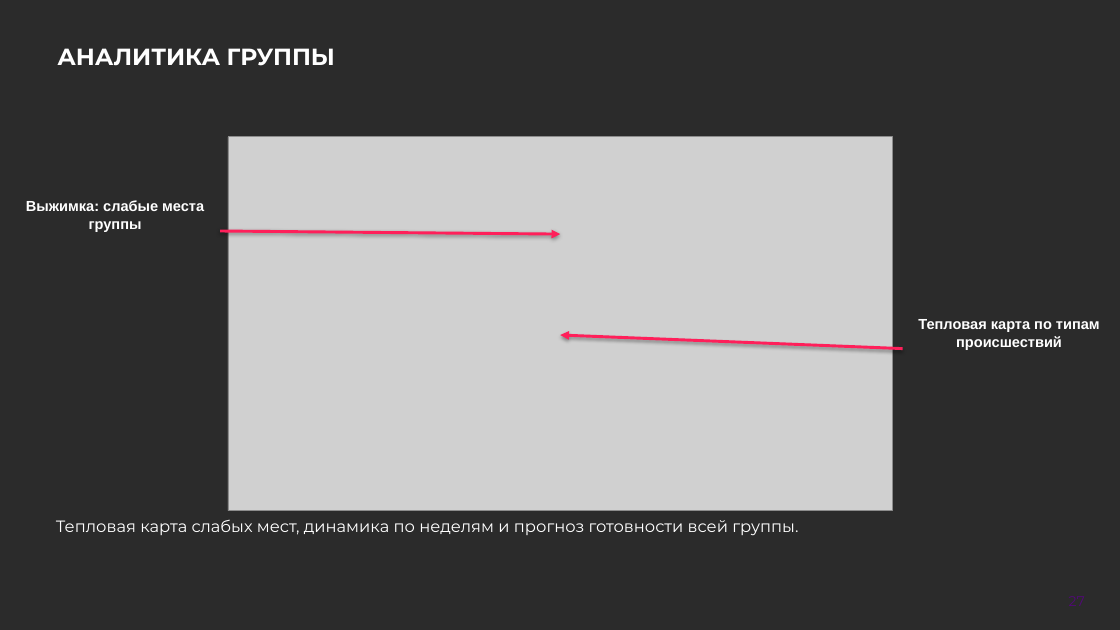
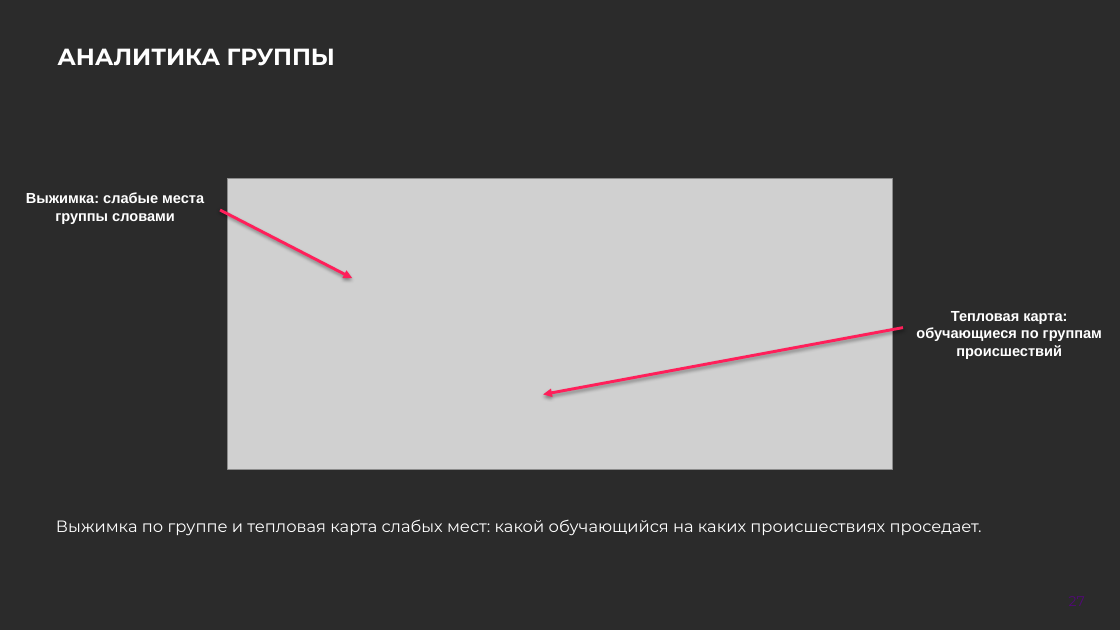
Before and after one commit to Vadik145-beep/lct-112-simulator, a slide deck: slide 27 of docs/presentation/ЛЦТ2026_Ультратех_задача9.pptx. Drawn at 1120x630 pixels with LibreOffice and Linux fonts; fonts in the diff are those of the drawing; grey boxes stand for pictures; background and template pictures are left out; a plain dark background stands for a picture behind light text. Boxes give left, top, right and bottom in pixels: in the first picture for what was removed or moved away, otherwise in the second. Text is boxed around its words. In the diff, an @@ line names an element or a change of style, - is before the commit and + after.

```diff
--- a/docs/presentation/ЛЦТ2026_Ультратех_задача9.pptx
+++ b/docs/presentation/ЛЦТ2026_Ультратех_задача9.pptx
@@ picture resized from (x1=228, y1=137, x2=892, y2=511) to (x1=228, y1=178, x2=892, y2=469) @@
@@ text at (x1=26, y1=192, x2=204, y2=224): text changed @@
-Выжимка: слабые места группы
+Выжимка: слабые места группы словами
@@ arrow added from (220, 210) to (352, 278), #FF1F5A 2.5 pt @@
@@ arrow moved from (220, 231) - (560, 234) to (903, 328) - (544, 395) @@
@@ text at (x1=916, y1=311, x2=1102, y2=359): text changed @@
-Тепловая карта по типам происшествий
+Тепловая карта: обучающиеся по группам происшествий
@@ arrow removed from (903, 349) to (560, 335) @@
@@ text at (x1=56, y1=519, x2=982, y2=536): text changed @@
-Тепловая карта слабых мест, динамика по неделям и прогноз готовности всей группы.
+Выжимка по группе и тепловая карта слабых мест: какой обучающийся на каких происшествиях проседает.
```
Also in this commit, not shown: 1 other slide changed, 1 other file.
